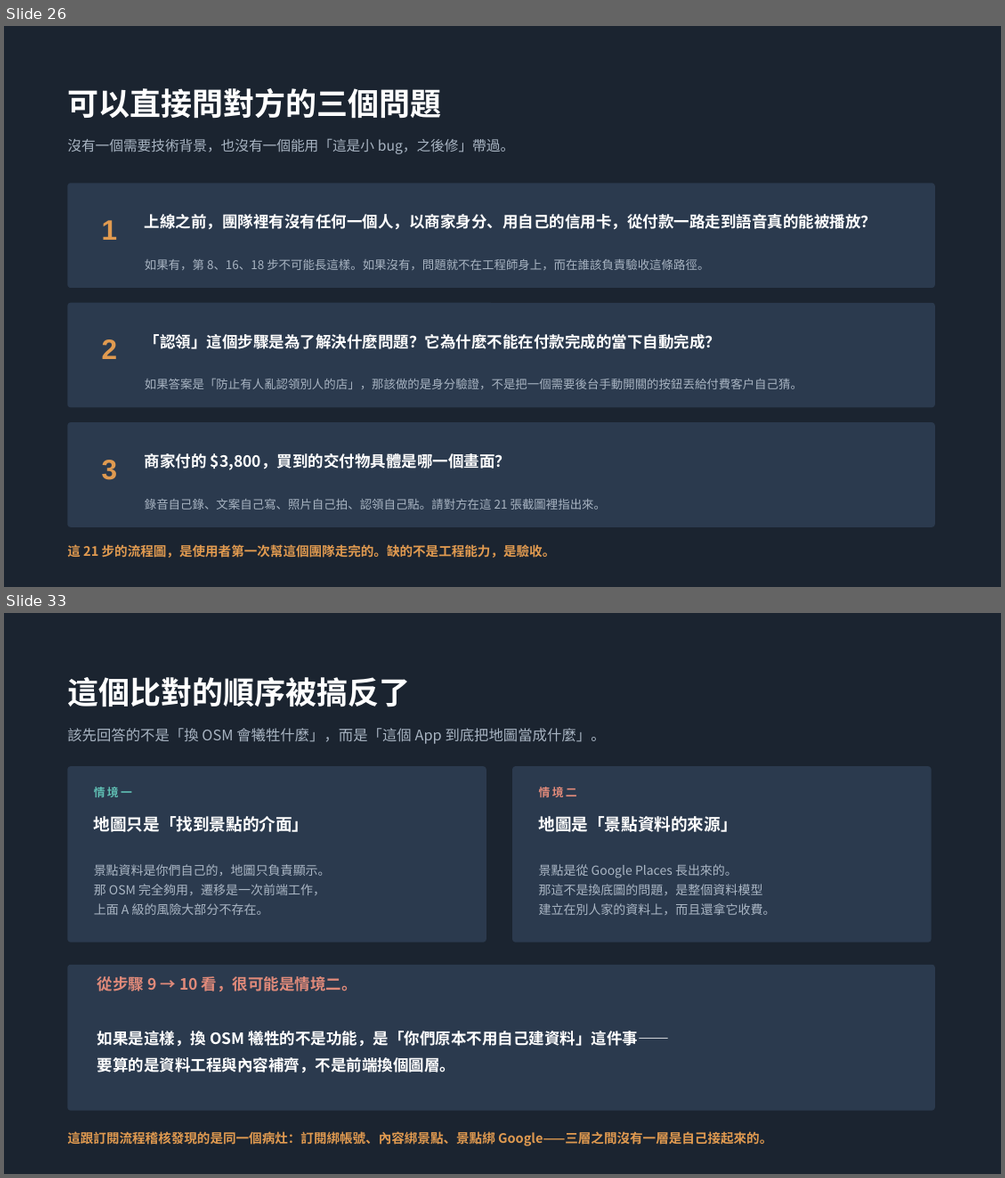
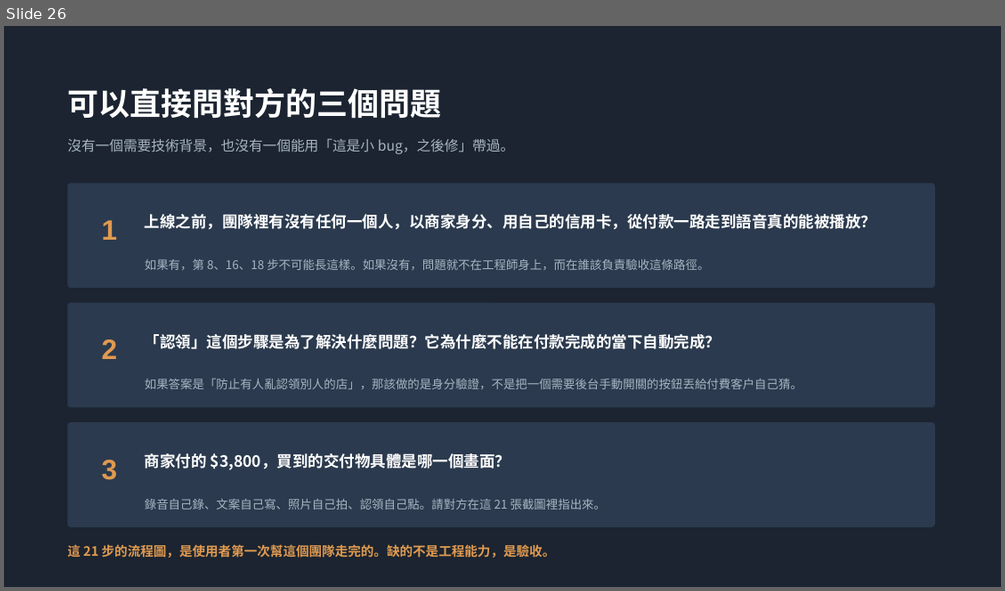
Before and after one commit to tszhongyung0601-sketch/resomap-flow-audit, a slide deck: deck/ResoMap-flow-audit.pptx. Shown one above the other, each under a label of ours: slides 26 and 33 before the commit, slide 26 after it; the slides between them are not shown. The pictures are 1005x1178 and 1005x591 pixels, drawn with LibreOffice and Linux fonts; fonts in the diff are those of the drawing. Boxes give left, top, right and bottom in pixels: in the first picture for what was removed or moved away, otherwise in the second. Text is boxed around its words. In the diff, an @@ line names an element or a change of style, - is before the commit and + after.

```diff
--- a/deck/ResoMap-flow-audit.pptx
+++ b/deck/ResoMap-flow-audit.pptx
@@ slide 33 removed at [4,613,1001,1174], background #1B2430 @@
@@ text removed at [67,677,410,707] @@
-這個比對的順序被搞反了
@@ text removed at [67,728,606,744] @@
-該先回答的不是「換 OSM 會犧牲什麼」，而是「這個 App 到底把地圖當成什麼」。
@@ rounded rectangle removed at [67,766,486,942] @@
@@ rounded rectangle removed at [512,766,931,942] @@
@@ text removed at [94,787,132,797] @@
-情境一
@@ text removed at [539,787,577,797] @@
-情境二
@@ text removed at [94,816,309,832] @@
-地圖只是「找到景點的介面」
@@ text removed at [539,816,737,832] @@
-地圖是「景點資料的來源」
@@ text removed at [94,864,331,915] @@
-景點資料是你們自己的，地圖只負責顯示。
-那 OSM 完全夠用，遷移是一次前端工作，
-上面 A 級的風險大部分不存在。
@@ text removed at [539,864,776,915] @@
-景點是從 Google Places 長出來的。
-那這不是換底圖的問題，是整個資料模型
-建立在別人家的資料上，而且還拿它收費。
@@ rounded rectangle removed at [67,965,935,1111] @@
@@ text removed at [97,976,669,1073] @@
-從步驟 9 → 10 看，很可能是情境二。
-如果是這樣，換 OSM 犧牲的不是功能，是「你們原本不用自己建資料」這件事——
-要算的是資料工程與內容補齊，不是前端換個圖層。
@@ text removed at [67,1131,772,1146] @@
-這跟訂閱流程稽核發現的是同一個病灶：訂閱綁帳號、內容綁景點、景點綁 Google——三層之間沒有一層是自己接起來的。
```
Also in this commit, not shown: 1 slide changed, 7 slides added, 5 other slides removed, 6 other files.
